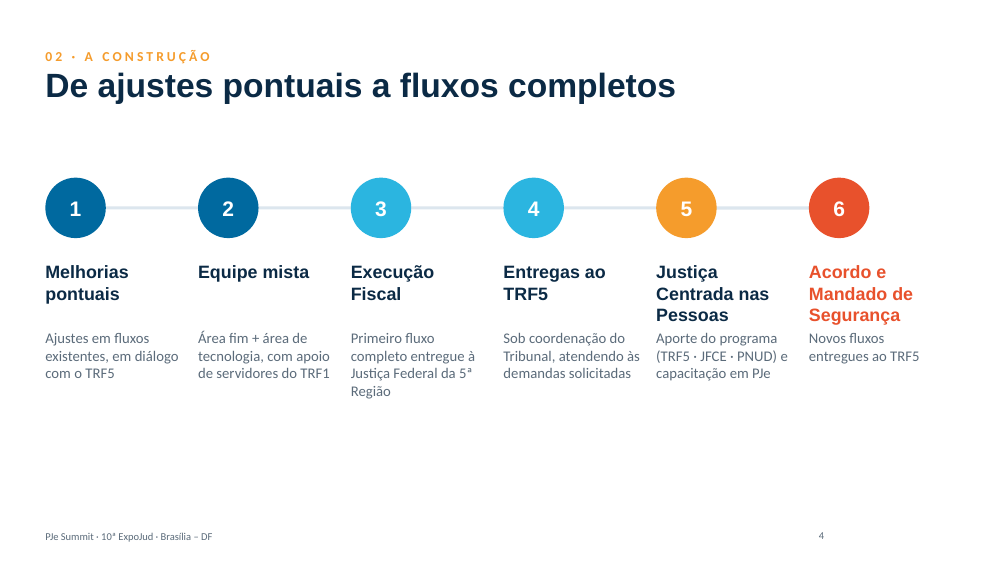
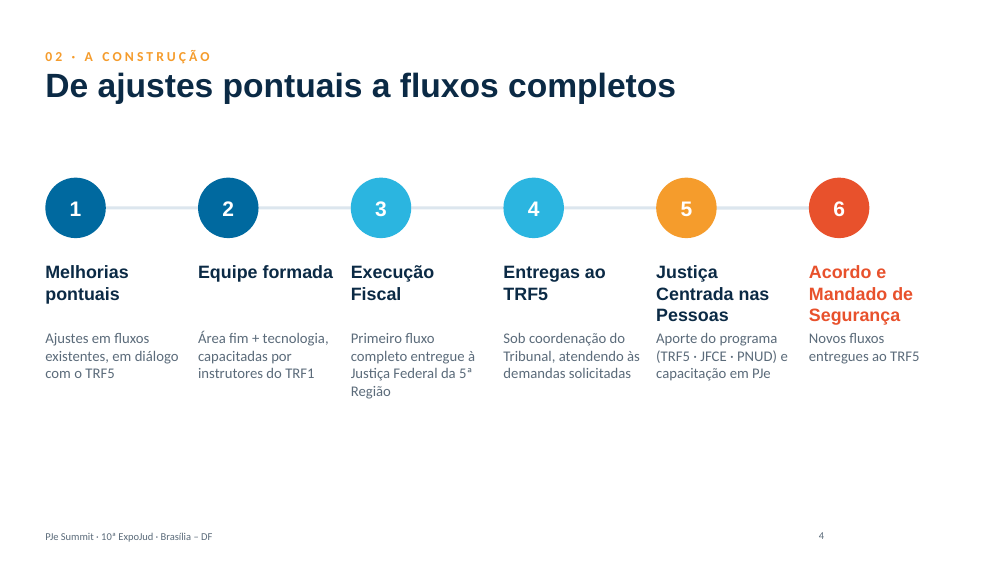
Before and after one commit to vsousaesilva/lab-fluxos-demo, a slide deck: slide 4 of apresentacao/expojud-2026/Lab-Fluxos-ExpoJud-2026.pptx. Drawn at 1008x567 pixels with LibreOffice and Linux fonts; fonts in the diff are those of the drawing; background and template pictures are left out. Boxes give left, top, right and bottom in pixels: in the first picture for what was removed or moved away, otherwise in the second. Text is boxed around its words. In the diff, an @@ line names an element or a change of style, - is before the commit and + after.

```diff
--- a/apresentacao/expojud-2026/Lab-Fluxos-ExpoJud-2026.pptx
+++ b/apresentacao/expojud-2026/Lab-Fluxos-ExpoJud-2026.pptx
@@ text at [198,265,334,282]: text changed @@
-Equipe mista
+Equipe formada
@@ text at [198,331,329,378]: text changed @@
-Área fim + área de tecnologia, com apoio de servidores do TRF1
+Área fim + tecnologia, capacitadas por instrutores do TRF1
```
Also in this commit, not shown: 1 other slide changed, 15 other files.
